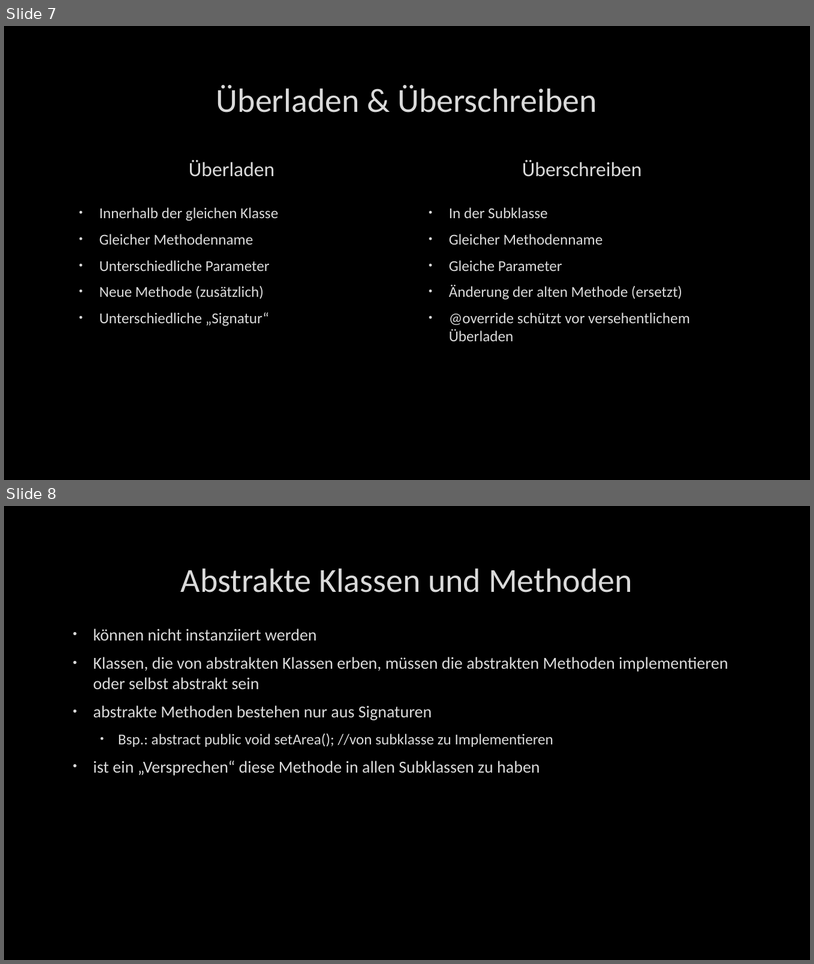
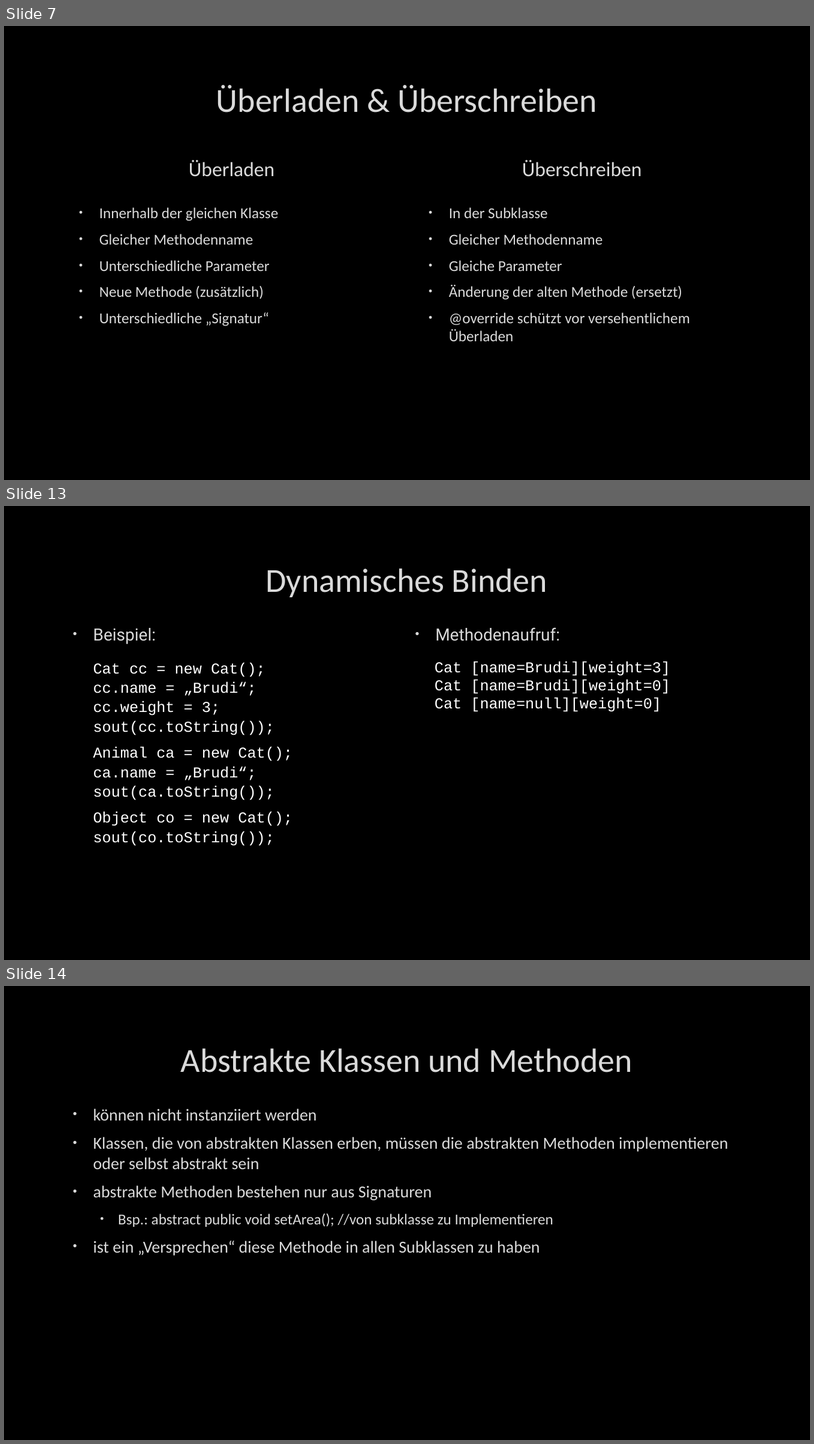
Before and after one commit to lenzge/wgplaner, a slide deck: Nachdenkzettel/03_Vererbung_präsi.pptx. Shown one above the other, each under a label of ours: slides 7 and 8 before the commit, slides 7, 13 and 14 after it; the slides between them are not shown. The pictures are 814x964 and 814x1444 pixels, drawn with LibreOffice and Linux fonts; fonts in the diff are those of the drawing; background and template pictures are left out. Boxes give left, top, right and bottom in pixels: in the first picture for what was removed or moved away, otherwise in the second. Text is boxed around its words. In the diff, an @@ line names an element or a change of style, - is before the commit and + after.

```diff
--- a/Nachdenkzettel/03_Vererbung_präsi.pptx
+++ b/Nachdenkzettel/03_Vererbung_präsi.pptx
@@ slide 13 added at (4, 506, 810, 960), background picture (left out) @@
@@ title added at (266, 568, 548, 597), 40 pt, text #DADADA @@
+Dynamisches Binden
@@ text added at (93, 628, 156, 644), 20 pt, text #DADADA @@
+• Beispiel:
@@ text added at (435, 627, 560, 641), 20 pt, text #DADADA @@
+• Methodenaufruf:
@@ text added at (93, 662, 293, 846), 18 pt, text #FFFFFF @@
+  Cat cc = new Cat();
+  cc.name = „Brudi“;
+  cc.weight = 3;
+  sout(cc.toString());
+  Animal ca = new Cat();
+  ca.name = „Brudi“;
+  sout(ca.toString());
+  Object co = new Cat();
+  sout(co.toString());
@@ text added at (435, 661, 671, 712), 18 pt, text #FFFFFF @@
+Cat [name=Brudi][weight=3]
+Cat [name=Brudi][weight=0]
+Cat [name=null][weight=0]
@@ what was slide 8 is now slide 14 @@
```
Also in this commit, not shown: 1 slide changed, 5 other slides added.
